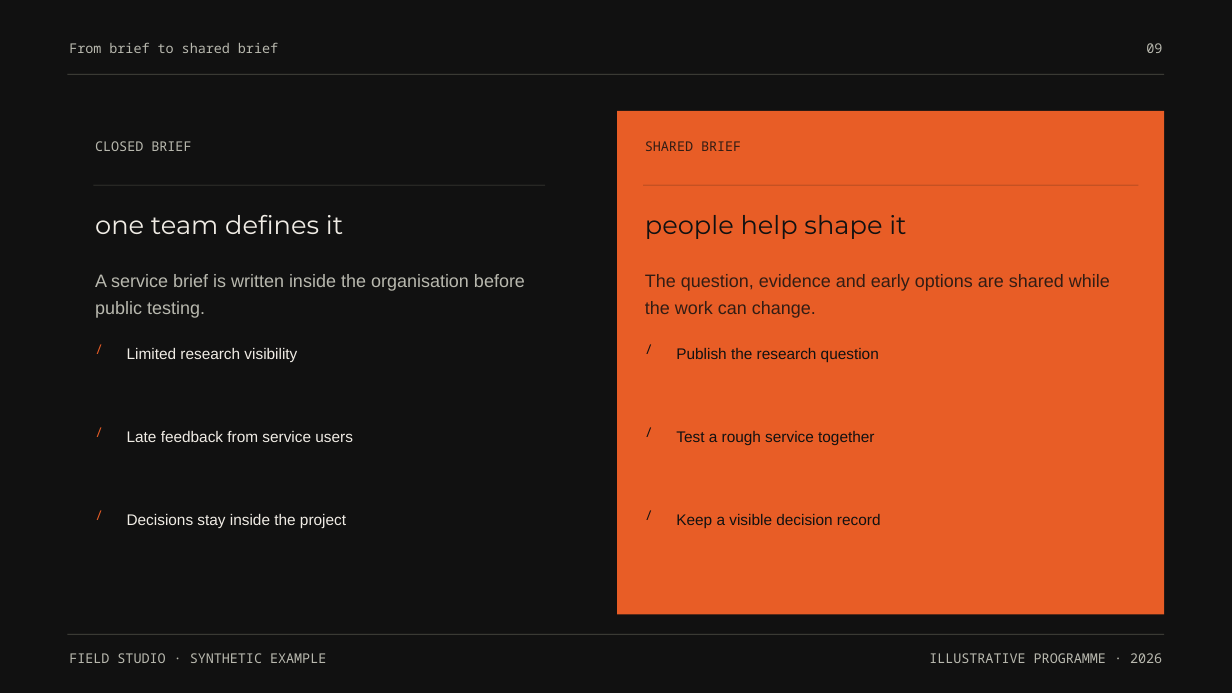
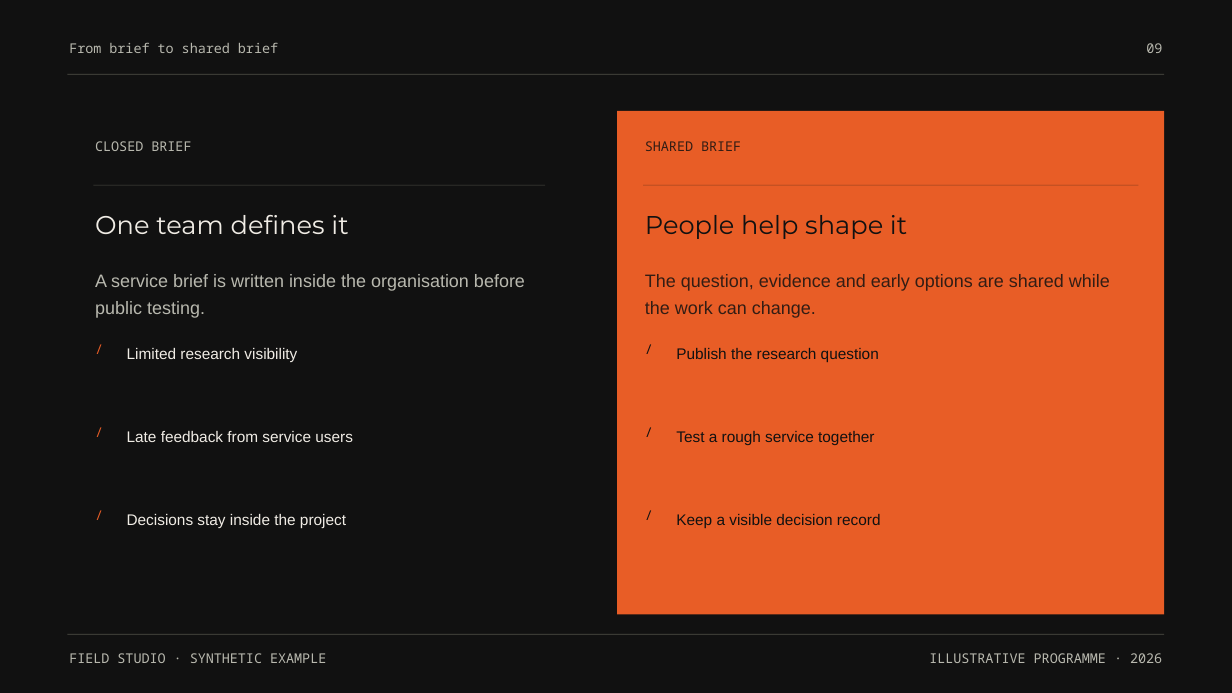
Before and after one commit to hustcer/pptx-nova, a slide deck: slide 9 of pptx-nova/assets/examples/broadside/deck.pptx. Drawn at 1232x693 pixels with LibreOffice and Linux fonts; fonts in the diff are those of the drawing. Boxes give left, top, right and bottom in pixels: in the first picture for what was removed or moved away, otherwise in the second. Text is boxed around its words. In the diff, an @@ line names an element or a change of style, - is before the commit and + after.

```diff
--- a/pptx-nova/assets/examples/broadside/deck.pptx
+++ b/pptx-nova/assets/examples/broadside/deck.pptx
@@ text at (x1=95, y1=215, x2=348, y2=234): text changed @@
-one team defines it
+One team defines it
@@ text at (x1=645, y1=215, x2=907, y2=239): text changed @@
-people help shape it
+People help shape it
```
Also in this commit, not shown: 9 other slides changed, 14 other files.
